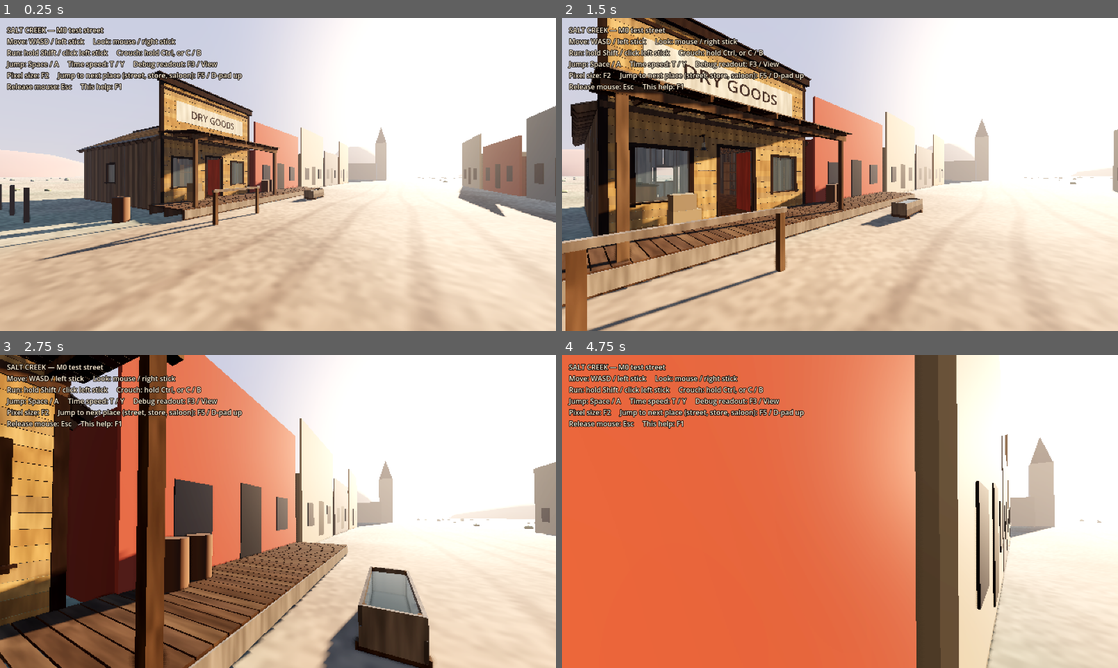
Above: before the commit, frames 1-4 (two rows, left to right).
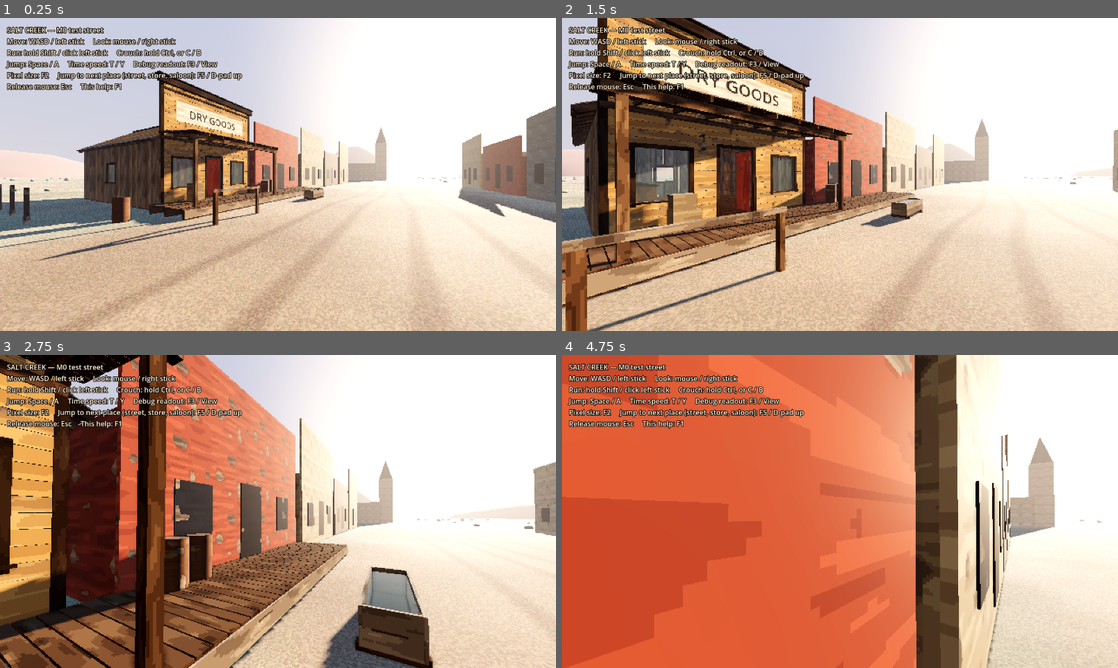
Above: after the commit, the same moments.

Repository: Kokanee25/Western
Game: Godot game, scene res://scenes/main.tscn
Two runs of this game, one before a commit and one after it. Both use one fixed random seed, a clock stepped at 60 frames per second and the inputs below.
Inputs (mouse positions are in pixels of both pictures, inside the frame that each line leads up to):
- Up to frame 1 (0.25 s): no input
- Up to frame 2 (1.5 s): move the mouse to (867, 174) at 0.52 s; hold Shift (run) 0.53-1.28 s; hold W (move_forward) from 0.53 s (still down); click (867, 174) at 0.67 s; tap Space (jump) at 0.77 s; move the mouse to (812, 174) at 1.27 s; tap Ctrl (crouch) at 1.35 s
- Up to frame 3 (2.75 s): keep holding W (move_forward); tap Space (jump) at 1.52 s; tap Shift (run) at 1.55 s; move the mouse to (289, 505) at 2.02 s; hold Shift (run) from 2.03 s (still down); tap C (crouch_toggle) at 2.1 s
- Up to frame 4 (4.75 s): keep holding W (move_forward); move the mouse to (834, 517) at 2.77 s; release Shift (run) at 2.78 s; tap Shift (run) at 2.85, 4.55 s; click (834, 517) at 2.92 s; tap Space (jump) at 3.02, 3.77, 4.52 s; move the mouse to (878, 514) at 3.52 s; hold Shift (run) 3.53-4.28 s; move the mouse to (795, 508) at 4.27 s; tap Ctrl (crouch) at 4.35 s

The runs differ from the first frame. In frame 1, 1.9% of the frame differs, in the area x 0-89%, y 20-100%; in frame 2, 6.6%; in frame 3, 8.6%; in frame 4, 16%, in the area x 0-93%, y 0-100%.

Commit message:
Pixel-art textures made in code: wood grain, paint, dirt at 40 texels/m on every member
- PixelArt: tileable 64x64 textures from seeded periodic noise, hand-style shade ramps.
- MemberMesh: box meshes with UVs in metres and grain along each member's length.
- Wood materials, blockouts and the ground shader use nearest-filtered texels; pixel sign lettering.
- 4 new tests (47). Renders in docs/screenshots/pixel_textures.

Co-Authored-By: Claude Opus 5.5 <noreply@anthropic.com>
Claude-Session: https://claude.ai/code/session_01VdXymrDCvDUS7NSAs9dN8B

Diff:
--- /dev/null
+++ b/src/art/pixel_art.gd
@@ -0,0 +1,139 @@
+class_name PixelArt
+## Pixel-art textures painted in code: small, tileable, a handful of shades per colour, read with
+## nearest-neighbour filtering so every texel shows. Deterministic from a seed, so the town looks
+## the same every time. The long axis of the texture (u) is the direction of the grain.
+
+## How many texels per metre the world uses. Walls, boards and ground all share it, so pixels are
+## the same size everywhere. (Duke Nukem 3D's walls were roughly 32 per metre.)
+const TEXELS_PER_METER := 40.0
+const SIZE := 64
+
+static var _cache := {}
+
+
+## Shades from dark to light around a base colour, warmer in the shadows (like hand-picked
+## pixel-art ramps rather than plain darkening).
+static func ramp(base: Color, count := 5, spread := 0.42) -> Array[Color]:
+	var out: Array[Color] = []
+	for i in count:
+		var t := float(i) / float(count - 1)  # 0 dark .. 1 light
+		var k := lerpf(1.0 - spread, 1.0 + spread * 0.45, t)
+		var c := Color(base.r * k, base.g * k, base.b * k)
+		# shadows lean red-brown, highlights lean yellow
+		c = c.lerp(Color(c.r * 1.05, c.g * 0.93, c.b * 0.85), (1.0 - t) * 0.5)
+		c = c.lerp(Color(c.r * 1.04, c.g * 1.03, c.b * 0.9), t * 0.3)
+		out.append(c.clamp())
+	return out
+
+
+## Bare timber: grain streaks along u, the odd knot and check (crack).
+static func wood(key: String, base: Color, seed: int, knots := 2, cracks := 3, grain := 1.0) -> ImageTexture:
+	if _cache.has(key):
+		return _cache[key]
+	var shades := ramp(base)
+	var img := Image.create(SIZE, SIZE, false, Image.FORMAT_RGBA8)
+	var rng := RandomNumberGenerator.new()
+	rng.seed = seed
+	for y in SIZE:
+		for x in SIZE:
+			# grain lines run along x (few cells along, many across); a slow wobble bends them
+			var wobble := (_noise(x, y, 4, 2, seed + 7) - 0.5) * 6.0
+			var g := _noise(x, int(round(y + wobble)), 3, 24, seed)
+			var broad := _noise(x, y, 4, 4, seed + 13)
+			var v := lerpf(broad, g, clampf(0.55 * grain, 0.0, 1.0))
+			img.set_pixel(x, y, shades[_band(v, shades.size())])
+	for i in knots:
+		_knot(img, shades, rng.randi_range(0, SIZE - 1), rng.randi_range(0, SIZE - 1), rng.randi_range(2, 3))
+	for i in cracks:
+		var cy := rng.randi_range(0, SIZE - 1)
+		var cx := rng.randi_range(0, SIZE - 1)
+		for j in rng.randi_range(6, 18):
+			img.set_pixel((cx + j) % SIZE, cy, shades[0])
+	img.generate_mipmaps()
+	var tex := ImageTexture.create_from_image(img)
+	_cache[key] = tex
+	return tex
+
+
+## Painted boards: flat paint with brush streaks, worn and peeling to grey timber underneath.
+static func painted(key: String, paint: Color, timber: Color, seed: int, wear := 0.3) -> ImageTexture:
+	if _cache.has(key):
+		return _cache[key]
+	var under: Image = wood(key + ":under", timber, seed + 101, 1, 2).get_image()
+	var shades := ramp(paint, 3, 0.16)
+	var img := Image.create(SIZE, SIZE, false, Image.FORMAT_RGBA8)
+	for y in SIZE:
+		for x in SIZE:
+			var peel := _noise(x, y, 8, 8, seed + 3) * 0.65 + _noise(x, y, 4, 4, seed + 5) * 0.35
+			if peel < wear:
+				img.set_pixel(x, y, under.get_pixel(x, y))
+				continue
+			var streak := _noise(x, y, 3, 20, seed + 11)
+			var s := _band(streak * 0.8 + 0.2 * _noise(x, y, 4, 4, seed + 17), shades.size())
+			# paint lifts at the edge of a peel: a darker rim
+			if peel < wear + 0.04:
+				s = 0
+			img.set_pixel(x, y, shades[s])
+	img.generate_mipmaps()
+	var tex := ImageTexture.create_from_image(img)
+	_cache[key] = tex
+	return tex
+
+
+## Packed dirt: speckled, with scattered pebbles.
+static func dirt(key: String, base: Color, seed: int) -> ImageTexture:
+	if _cache.has(key):
+		return _cache[key]
+	var shades := ramp(base, 5, 0.3)
+	var img := Image.create(SIZE, SIZE, false, Image.FORMAT_RGBA8)
+	var rng := RandomNumberGenerator.new()
+	rng.seed = seed
+	for y in SIZE:
+		for x in SIZE:
+			var v := _noise(x, y, 16, 16, seed) * 0.6 + _noise(x, y, 4, 4, seed + 1) * 0.25 + rng.randf() * 0.15
+			img.set_pixel(x, y, shades[_band(v, shades.size())])
+	for i in 18:
+		var px := rng.randi_range(0, SIZE - 1)
+		var py := rng.randi_range(0, SIZE - 1)
+		img.set_pixel(px, py, shades[4])
+		img.set_pixel((px + 1) % SIZE, (py + 1) % SIZE, shades[0])
+	img.generate_mipmaps()
+	var tex := ImageTexture.create_from_image(img)
+	_cache[key] = tex
+	return tex
+
+
+static func _knot(img: Image, shades: Array[Color], cx: int, cy: int, r: int) -> void:
+	for dy in range(-r, r + 1):
+		for dx in range(-r * 2, r * 2 + 1):
+			var d := sqrt(pow(dx / 2.0, 2) + dy * dy)
+			if d <= r:
+				var s := 0 if d < r * 0.5 else 1
+				img.set_pixel(posmod(cx + dx, SIZE), posmod(cy + dy, SIZE), shades[s])
+
+
+static func _band(v: float, count: int) -> int:
+	return clampi(int(floor(clampf(v, 0.0, 0.9999) * count)), 0, count - 1)
+
+
+## Tileable value noise on a SIZE x SIZE grid: `cx` x `cy` cells, 0..1.
+static func _noise(x: int, y: int, cells_x: int, cells_y: int, seed: int) -> float:
+	var fx := float(posmod(x, SIZE)) / SIZE * cells_x
+	var fy := float(posmod(y, SIZE)) / SIZE * cells_y
+	var ix := int(floor(fx))
+	var iy := int(floor(fy))
+	var tx := fx - ix
+	var ty := fy - iy
+	tx = tx * tx * (3.0 - 2.0 * tx)
+	ty = ty * ty * (3.0 - 2.0 * ty)
+	var a := _hash(ix % cells_x, iy % cells_y, seed)
+	var b := _hash((ix + 1) % cells_x, iy % cells_y, seed)
+	var c := _hash(ix % cells_x, (iy + 1) % cells_y, seed)
+	var d := _hash((ix + 1) % cells_x, (iy + 1) % cells_y, seed)
+	return lerpf(lerpf(a, b, tx), lerpf(c, d, tx), ty)
+
+
+static func _hash(x: int, y: int, seed: int) -> float:
+	var h := (x * 374761393 + y * 668265263 + seed * 2147483647) & 0x7fffffff
+	h = ((h ^ (h >> 13)) * 1274126177) & 0x7fffffff
+	return float(h & 0xffff) / 65535.0
--- a/src/structures/false_front_building.gd
+++ b/src/structures/false_front_building.gd
@@ -295,8 +295,10 @@
 	var label := Label3D.new()
 	label.name = "SignText"
 	label.text = sign_text
-	label.font_size = 96
-	label.pixel_size = 0.0055
+	# Low font size, big pixels, no smoothing: chunky painted-on pixel lettering.
+	label.font_size = 20
+	label.pixel_size = 0.028
+	label.texture_filter = BaseMaterial3D.TEXTURE_FILTER_NEAREST
 	label.outline_size = 0
 	label.modulate = Color(0.18, 0.12, 0.09)
 	label.shaded = true
--- /dev/null
+++ b/src/structures/member_mesh.gd
@@ -0,0 +1,42 @@
+class_name MemberMesh
+## Box meshes for structure members with texture coordinates in metres, laid so the grain (u)
+## runs along each member's length on every face. With PixelArt.TEXELS_PER_METER applied in the
+## material, texels are the same size on every board, beam and post.
+
+static var _cache := {}
+
+
+static func box(size: Vector3) -> ArrayMesh:
+	var key := size.snappedf(0.001)
+	if _cache.has(key):
+		return _cache[key]
+	var src := BoxMesh.new()
+	src.size = size
+	var arrays := src.get_mesh_arrays()
+	var verts: PackedVector3Array = arrays[Mesh.ARRAY_VERTEX]
+	var normals: PackedVector3Array = arrays[Mesh.ARRAY_NORMAL]
+	var uvs := PackedVector2Array()
+	uvs.resize(verts.size())
+	var long_axis := 0
+	for a in 3:
+		if size[a] > size[long_axis]:
+			long_axis = a
+	for i in verts.size():
+		var n := normals[i].abs()
+		var face_axis := 0 if n.x >= n.y and n.x >= n.z else (1 if n.y >= n.z else 2)
+		var plane: Array[int] = []
+		for a in 3:
+			if a != face_axis:
+				plane.append(a)
+		var u_axis := long_axis
+		if long_axis == face_axis:
+			u_axis = plane[0] if size[plane[0]] >= size[plane[1]] else plane[1]
+		var v_axis := plane[0] if plane[0] != u_axis else plane[1]
+		var p := verts[i] + size * 0.5
+		uvs[i] = Vector2(p[u_axis], p[v_axis])
+	arrays[Mesh.ARRAY_TEX_UV] = uvs
+	arrays[Mesh.ARRAY_TANGENT] = null
+	var mesh := ArrayMesh.new()
+	mesh.add_surface_from_arrays(Mesh.PRIMITIVE_TRIANGLES, arrays)
+	_cache[key] = mesh
+	return mesh
--- a/src/structures/structure.gd
+++ b/src/structures/structure.gd
@@ -18,7 +18,6 @@
 
 var _order: Array[StructureMember] = []
 var _rng := RandomNumberGenerator.new()
-var _mesh_cache := {}
 var _shape_cache := {}
 
 
@@ -137,13 +136,8 @@
 	return _rng.randf() < p
 
 
-func _box_mesh(size: Vector3) -> BoxMesh:
-	var key := size.snappedf(0.001)
-	if not _mesh_cache.has(key):
-		var mesh := BoxMesh.new()
-		mesh.size = size
-		_mesh_cache[key] = mesh
-	return _mesh_cache[key]
+func _box_mesh(size: Vector3) -> Mesh:
+	return MemberMesh.box(size)
 
 
 func _box_shape(size: Vector3) -> BoxShape3D:
--- a/src/structures/wood_materials.gd
+++ b/src/structures/wood_materials.gd
@@ -1,6 +1,7 @@
 class_name WoodMaterials
-## Shared placeholder materials. Each member picks a tint variant from a hash of its ID, so every
-## board reads as its own piece of timber, and the same board is always the same colour.
+## Shared materials for structure members: pixel-art textures (PixelArt) read with nearest
+## filtering at PixelArt.TEXELS_PER_METER. Each member picks a tint/offset variant from a hash of
+## its ID, so every board reads as its own piece of timber, and the same board always looks the same.
 
 const PALETTES := {
 	&"weathered_pine": [Color(0.56, 0.48, 0.39), Color(0.5, 0.43, 0.35), Color(0.61, 0.53, 0.43), Color(0.47, 0.41, 0.34), Color(0.53, 0.47, 0.4)],
@@ -13,7 +14,6 @@
 }
 
 static var _cache := {}
-static var _grain: Texture2D
 static var _glass: StandardMaterial3D
 static var _water: StandardMaterial3D
 
@@ -29,16 +29,41 @@
 	var i := posmod(variant, palette.size())
 	var key := "%s:%d" % [wood, i]
 	if not _cache.has(key):
+		var base: Color = palette[0]
+		var tint: Color = palette[i]
 		var m := StandardMaterial3D.new()
-		m.albedo_color = palette[i]
-		m.albedo_texture = _grain_texture()
-		m.uv1_triplanar = true
-		m.uv1_world_triplanar = true
-		m.uv1_scale = Vector3(0.6, 0.6, 0.6)
+		m.albedo_texture = texture_for(wood)
+		# Variants: the same texture, slightly re-tinted and shifted, so neighbouring boards differ.
+		m.albedo_color = Color(tint.r / base.r, tint.g / base.g, tint.b / base.b).clamp(Color(0, 0, 0), Color(1.2, 1.2, 1.2))
+		m.texture_filter = BaseMaterial3D.TEXTURE_FILTER_NEAREST_WITH_MIPMAPS
+		var texels := PixelArt.TEXELS_PER_METER / PixelArt.SIZE
+		m.uv1_scale = Vector3(texels, texels, 1.0)
+		var rng := RandomNumberGenerator.new()
+		rng.seed = hash(key)
+		m.uv1_offset = Vector3(rng.randf(), rng.randf(), 0.0)
 		m.roughness = 0.95
 		m.metallic_specular = 0.2
 		_cache[key] = m
 	return _cache[key]
+
+
+## The pixel-art texture for a wood (see PixelArt). Grain runs along u.
+static func texture_for(wood: StringName) -> Texture2D:
+	var palette: Array = PALETTES.get(wood, [Color(0.5, 0.45, 0.4)])
+	var base: Color = palette[0]
+	match wood:
+		&"painted_ochre", &"painted_rust":
+			return PixelArt.painted(String(wood), base, Color(0.52, 0.42, 0.32), 31, 0.2)
+		&"sign":
+			return PixelArt.painted(String(wood), base, Color(0.52, 0.42, 0.32), 37, 0.1)
+		&"framing":
+			return PixelArt.wood(String(wood), base, 41, 1, 2, 1.2)
+		&"floor":
+			return PixelArt.wood(String(wood), base, 43, 2, 5)
+		&"dark_trim":
+			return PixelArt.wood(String(wood), base, 47, 0, 1, 0.8)
+		_:
+			return PixelArt.wood(String(wood), base, 53, 2, 4)
 
 
 static func glass() -> StandardMaterial3D:
@@ -59,23 +84,3 @@
 		_water.roughness = 0.05
 		_water.metallic = 0.2
 	return _water
-
-
-## A stretched noise texture: reads as wood grain and grime at low resolution.
-static func _grain_texture() -> Texture2D:
-	if _grain == null:
-		var noise := FastNoiseLite.new()
-		noise.seed = 1882
-		noise.frequency = 0.035
-		noise.fractal_octaves = 3
-		var ramp := Gradient.new()
-		ramp.set_color(0, Color(0.72, 0.72, 0.72))
-		ramp.set_color(1, Color(1.0, 1.0, 1.0))
-		var tex := NoiseTexture2D.new()
-		tex.width = 256
-		tex.height = 32
-		tex.seamless = true
-		tex.noise = noise
-		tex.color_ramp = ramp
-		_grain = tex
-	return _grain
--- a/src/world/ground.gdshader
+++ b/src/world/ground.gdshader
@@ -8,6 +8,8 @@
 uniform vec3 sage_color : source_color = vec3(0.52, 0.49, 0.35);
 uniform float road_center_z = -8.4;
 uniform float road_half_width = 6.0;
+// Ground pixels per metre (matches the chunky texels on walls; PixelArt.TEXELS_PER_METER).
+uniform float texels_per_meter = 40.0;
 
 varying vec3 world_pos;
 
@@ -41,9 +43,10 @@
 }
 
 void fragment() {
-	vec2 p = world_pos.xz;
+	// Snap to the texel grid so the ground reads as pixel art up close.
+	vec2 p = (floor(world_pos.xz * texels_per_meter) + 0.5) / texels_per_meter;
 	float n = fbm(p * 0.3);
-	float fine = vnoise(p * 7.0);
+	float fine = hash(floor(p * texels_per_meter));
 	float dz = abs(p.y - road_center_z);
 	float road = 1.0 - smoothstep(road_half_width - 1.0, road_half_width + 1.5, dz + (n - 0.5) * 3.0);
 	vec3 wild = mix(scrub_color, sage_color, smoothstep(0.45, 0.7, fbm(p * 0.08 + 3.0)));
@@ -53,7 +56,9 @@
 	ruts += 1.0 - smoothstep(0.06, 0.28, abs(dz - 0.8 + wobble));
 	ruts += 1.0 - smoothstep(0.06, 0.28, abs(dz - 2.4 + wobble));
 	col = mix(col, dirt_dark, clamp(ruts, 0.0, 1.0) * 0.45 * road);
-	col *= 0.9 + 0.2 * fine;
+	col *= 0.88 + 0.24 * fine;
+	// a few shades per colour, like a hand-made palette
+	col = floor(col * 24.0 + 0.5) / 24.0;
 	ALBEDO = col;
 	ROUGHNESS = 0.95;
 }
--- a/src/world/street_scenery.gd
+++ b/src/world/street_scenery.gd
@@ -19,12 +19,21 @@
 	_build_hills()
 
 
-func _mat(color: Color, rough := 0.9) -> StandardMaterial3D:
-	var key := color.to_html()
+func _mat(color: Color, rough := 0.9, textured := true) -> StandardMaterial3D:
+	var key := "%s:%s" % [color.to_html(), textured]
 	if not _materials.has(key):
 		var m := StandardMaterial3D.new()
-		m.albedo_color = color
 		m.roughness = rough
+		if textured:
+			# Blockouts get painted-board pixel art so they sit with the real buildings.
+			m.albedo_texture = PixelArt.painted("blockout:%s" % color.to_html(), color, Color(0.56, 0.48, 0.39), hash(key) % 1000, 0.25)
+			m.texture_filter = BaseMaterial3D.TEXTURE_FILTER_NEAREST_WITH_MIPMAPS
+			m.uv1_triplanar = true
+			m.uv1_world_triplanar = true
+			var t := PixelArt.TEXELS_PER_METER / PixelArt.SIZE
+			m.uv1_scale = Vector3(t, t, t)
+		else:
+			m.albedo_color = color
 		_materials[key] = m
 	return _materials[key]
 
@@ -184,7 +193,7 @@
 		mesh.radial_segments = 10
 		mesh.rings = 5
 		hill.mesh = mesh
-		hill.material_override = _mat(colors[i % colors.size()], 1.0)
+		hill.material_override = _mat(colors[i % colors.size()], 1.0, false)
 		hill.cast_shadow = GeometryInstance3D.SHADOW_CASTING_SETTING_OFF
 		var r := _rng.randf_range(40.0, 80.0)
 		hill.scale = Vector3(r, _rng.randf_range(14.0, 38.0), r * _rng.randf_range(0.6, 1.0))
--- /dev/null
+++ b/tests/test_pixel_art.gd
@@ -0,0 +1,48 @@
+extends TestCase
+## Pixel-art textures and member UVs: textures are deterministic and tile seamlessly, texels are
+## the same size on every member, and the grain runs along each board's length.
+
+
+func test_textures_are_deterministic_small_and_few_coloured() -> void:
+	PixelArt._cache.clear()
+	var a := PixelArt.wood("t1", Color(0.5, 0.4, 0.3), 9).get_image()
+	PixelArt._cache.clear()
+	var b := PixelArt.wood("t1", Color(0.5, 0.4, 0.3), 9).get_image()
+	check_eq(a.get_width(), PixelArt.SIZE, "texture size")
+	check(a.get_data() == b.get_data(), "same seed, same pixels")
+	var colours := {}
+	for y in PixelArt.SIZE:
+		for x in PixelArt.SIZE:
+			colours[a.get_pixel(x, y).to_html()] = true
+	check(colours.size() <= 5, "a handful of shades, like pixel art (%d)" % colours.size())
+
+
+func test_noise_tiles_seamlessly() -> void:
+	for y in [0, 17, 40]:
+		check_near(PixelArt._noise(0, y, 3, 24, 5), PixelArt._noise(PixelArt.SIZE, y, 3, 24, 5), 0.0001, "wraps in x")
+	for x in [0, 23, 51]:
+		check_near(PixelArt._noise(x, 0, 3, 24, 5), PixelArt._noise(x, PixelArt.SIZE, 3, 24, 5), 0.0001, "wraps in y")
+
+
+func test_member_uvs_follow_the_grain() -> void:
+	# A stud: long in y. On its broad faces, u must run along y in metres.
+	var size := Vector3(0.05, 3.0, 0.1)
+	var mesh := MemberMesh.box(size)
+	var arrays := mesh.surface_get_arrays(0)
+	var verts: PackedVector3Array = arrays[Mesh.ARRAY_VERTEX]
+	var normals: PackedVector3Array = arrays[Mesh.ARRAY_NORMAL]
+	var uvs: PackedVector2Array = arrays[Mesh.ARRAY_TEX_UV]
+	var max_u := 0.0
+	for i in verts.size():
+		if absf(normals[i].z) > 0.9:
+			check_near(uvs[i].x, verts[i].y + size.y * 0.5, 0.0001, "u is metres along the length")
+			max_u = maxf(max_u, uvs[i].x)
+	check_near(max_u, 3.0, 0.0001, "u spans the whole 3 m")
+	check(MemberMesh.box(size) == mesh, "meshes are shared per size")
+
+
+func test_texel_density_is_the_same_everywhere() -> void:
+	for wood in [&"weathered_pine", &"framing", &"painted_ochre", &"floor"]:
+		var m := WoodMaterials.get_material(wood, 0) as StandardMaterial3D
+		check_near(m.uv1_scale.x * PixelArt.SIZE, PixelArt.TEXELS_PER_METER, 0.001, "%s: %d texels per metre" % [wood, PixelArt.TEXELS_PER_METER])
+		check_eq(m.texture_filter, BaseMaterial3D.TEXTURE_FILTER_NEAREST_WITH_MIPMAPS, "%s: hard pixels" % wood)
--- a/tools/screenshots.gd
+++ b/tools/screenshots.gd
@@ -14,6 +14,7 @@
 	["street_night", 23.0, Vector3(9.0, 0.0, -10.0), 135.0, 4.0],
 	["street_morning", 7.0, Vector3(-12.0, 0.0, -7.0), -95.0, 3.0],
 	["look_down_body", 15.0, Vector3(3.0, 0.0, -6.0), 180.0, -75.0],
+	["wall_closeup_noon", 12.5, Vector3(1.6, 0.38, -1.4), 180.0, 5.0],
 	["saloon_front_dusk", 19.0, Vector3(7.0, 0.0, -7.5), 0.0, 8.0],
 	["saloon_night", 21.5, Vector3(10.0, 0.38, -18.3), 35.0, -6.0],
 	["saloon_back_wall_night", 21.5, Vector3(7.0, 0.38, -19.0), 0.0, 4.0],
Binary file added: docs/screenshots/pixel_textures/inside_store_afternoon.png
Binary file added: docs/screenshots/pixel_textures/inside_store_night.png
Binary file added: docs/screenshots/pixel_textures/saloon_front_dusk.png
Binary file added: docs/screenshots/pixel_textures/saloon_toward_door_night.png
Binary file added: docs/screenshots/pixel_textures/store_front_noon.png
Binary file added: docs/screenshots/pixel_textures/street_golden_hour.png
Binary file added: docs/screenshots/pixel_textures/street_night.png
Binary file added: docs/screenshots/pixel_textures/wall_closeup_noon.png
Not shown, added: src/art/pixel_art.gd.uid
Not shown, added: src/structures/member_mesh.gd.uid
Not shown, changed: CLAUDE.md
Not shown, changed: docs/BUILD_NOTES.md
